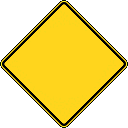
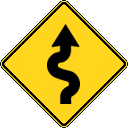
Comparing the layer stacks of the two 128 x 128 images. Changes:
added layer "a" above "Pasted Layer #3" over [47, 24, 80, 104]
